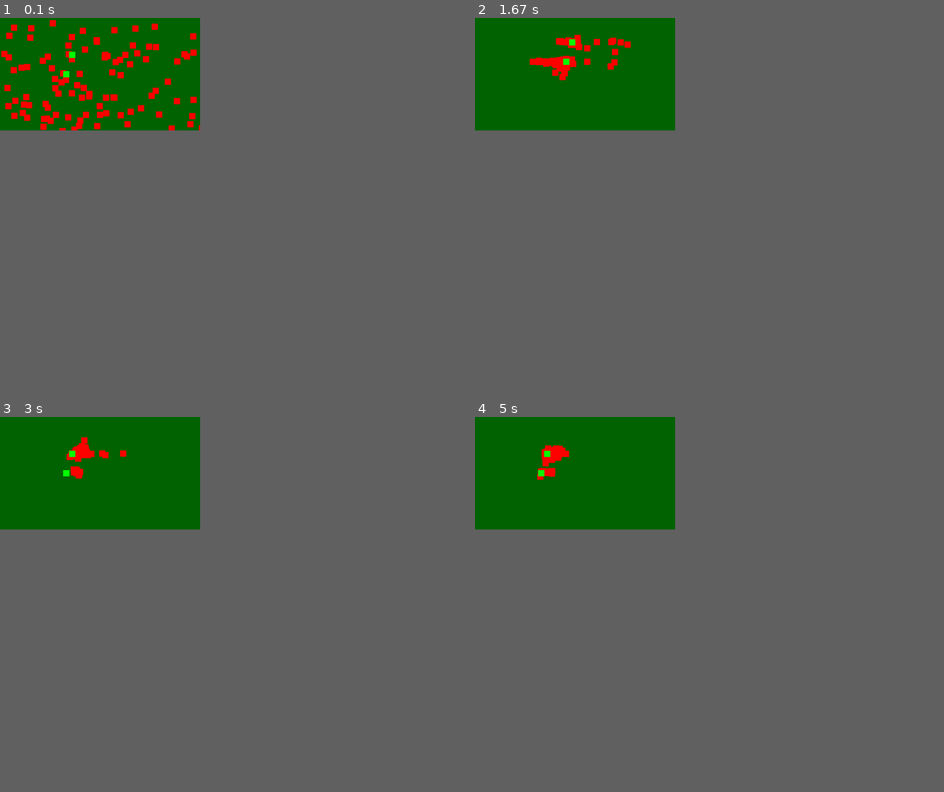
Above: before the commit, frames 1-4 (two rows, left to right).
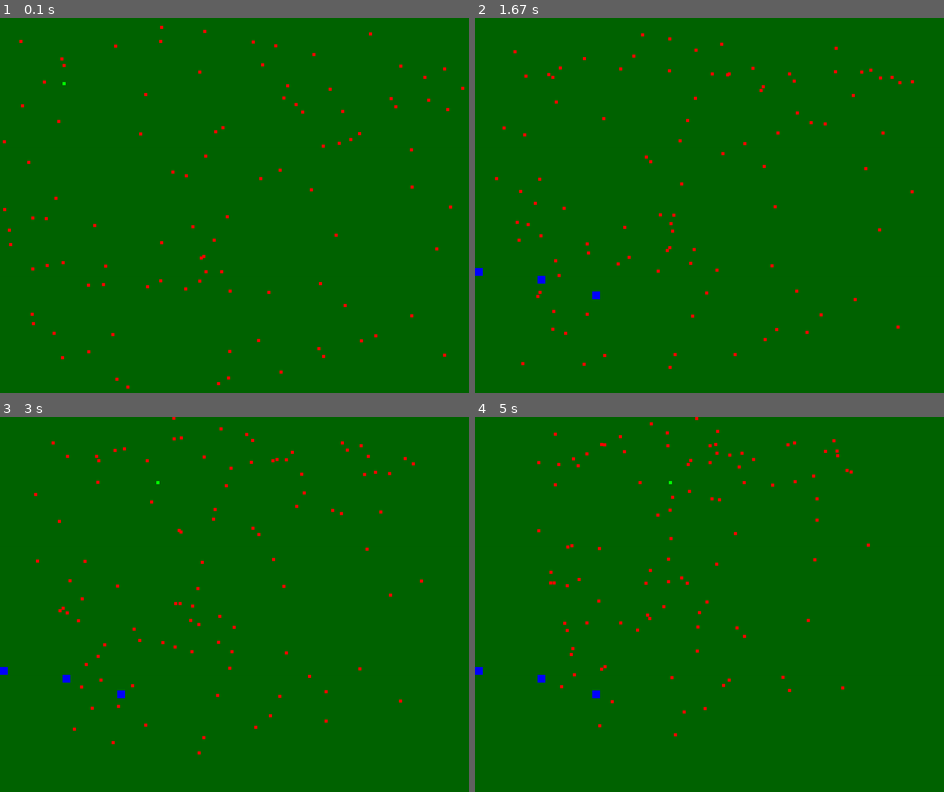
Above: after the commit, the same moments.

Repository: emb3rn/py_game
Game: pygame game, started from game.py
The game is run twice, just before and just after one commit, with the same random seed, the same clock (stepped at 60 frames per second) and the same inputs.
Inputs (mouse positions are in pixels of both pictures, inside the frame that each line leads up to):
- Up to frame 1 (0.1 s): no input
- Up to frame 2 (1.67 s): press the mouse at (479, 273) at 0.37 s; move the mouse to (540, 280) at 0.47 s; release the mouse at (596, 291) at 0.6 s; hold Right 0.67-1.13 s; hold Up 1.17-1.47 s; hold Right from 1.5 s (still down)
- Up to frame 3 (3 s): release Right at 1.97 s; hold Left 2-2.53 s; hold Down 2.57-2.87 s; hold Left from 2.9 s (still down)
- Up to frame 4 (5 s): release Left at 3.3 s; hold Up 3.33-3.7 s; hold Right 3.73-4.37 s; hold Down 4.4-4.77 s; hold Left from 4.8 s (still down)
In our replay, the window is 384x216 before the commit and 900x720 after it. These sizes can differ from the game's own. Grey fills any space a smaller window leaves; there, only what the larger window draws over its background counts as a difference.

The runs differ from the first frame. In frame 1, 3.0% of the frame differs, in the area x 0-99%, y 0-99%; in frame 2, 1.5%; in frame 3, 1.2%; in frame 4, 1.2%.

Commit message:
Added built system, hold movement, window res

Diff:
--- a/game.py
+++ b/game.py
@@ -3,19 +3,31 @@
 
 pygame.init()
 
-WINDOW_SIZE = pygame.Vector2(pygame.display.Info().current_w/2, pygame.display.Info().current_h/2)
-ENTITY_SIZE = 20
-FONT = pygame.font.Font("SegoeUI.ttf")
+#WINDOW_SIZE = pygame.Vector2(pygame.display.Info().current_w/2, pygame.display.Info().current_h/2)
+WINDOW_SIZE = pygame.Vector2(1500, 1200)
+ENTITY_SIZE = 10
+#FONT = pygame.font.Font("SegoeUI.ttf")
 
 screen = pygame.display.set_mode((WINDOW_SIZE.x, WINDOW_SIZE.y))
 clock = pygame.time.Clock()
 running = True
 
+class C_BuildNode():
+    def __init__(self, x, y, size) -> None:
+        self.rect = pygame.Rect(x, y, size, size)
+        self.size = size
+        self.color = "blue"
+        self.structure = "empty"
+
 class C_Entity():
     def __init__(self, size):
-        self.rect = pygame.Rect(randint(0, WINDOW_SIZE.x), randint(0, WINDOW_SIZE.y), size, size)
+        #TODO: Implement self.x and self.y as float values, which will allow us to use deltaTime and adjust player movement speeds by casting it to int #2
+        self.pos = pygame.Vector2(randint(0, WINDOW_SIZE.x), randint(0, WINDOW_SIZE.y))
+        #
+        self.rect = pygame.Rect(self.pos.x, self.pos.y, size, size)
 
     def move(self, x, y):
+        #TODO: Change the self.pos instead and cast the self.pos to an int, which will allow for float values for the position, hence deltaTime. #2
         self.rect = self.rect.move(x, y)
 
     def closest_entity(self, ent_list):
@@ -37,7 +49,6 @@
         self.color = "red"
 
     def move_to_player(self, player):
-        #TODO: Implement timeout for movement speed
         smallest_distance = float('inf')
         move_offset = [0, 0]
 
@@ -46,6 +57,7 @@
 
                 dist = pygame.Vector2((self.rect.x + x_offset), (self.rect.y + y_offset)).distance_to((player.rect.x, player.rect.y))
                 if dist < smallest_distance:
+
                     smallest_distance = dist
                     move_offset = [x_offset, y_offset] * 2
 
@@ -57,16 +69,20 @@
         self.color = "green"
 
     def keyboard_move(self, event):
-        multi = 40
-        if event.type == pygame.KEYDOWN:
-            if event.key == pygame.K_UP:
-                self.move(0, -1*multi)
-            if event.key == pygame.K_DOWN:
-                self.move(0, 1*multi)
-            if event.key == pygame.K_LEFT:
-                self.move(-1*multi, 0)
-            if event.key == pygame.K_RIGHT:
-                self.move(1*multi, 0)
+        multi = 20
+        if event[pygame.K_UP]:
+            self.move(0, -1*multi)
+        if event[pygame.K_DOWN]:
+            self.move(0, 1*multi)
+        if event[pygame.K_LEFT]:
+            self.move(-1*multi, 0)
+        if event[pygame.K_RIGHT]:
+            self.move(1*multi, 0)
+
+
+    def build(self, mouse_pos, structure):
+        if structure == "wall":
+            pass
 
 class C_PointerList():
     def __init__(self) -> None:
@@ -75,8 +91,8 @@
         self.ent_manager_ptr = 0
         self.player_manager_ptr = 0
 
-    pass #TODO: Add all the pointers to differnet managers in here, so we can easily call manager functions from other managers
-
+    #DONE: Add all the pointers to differnet managers in here, so we can easily call manager functions from other managers
+    #TODO: Implement usage of this
 
 class C_EnemyManager():
     def __init__(self, screen, player_list):
@@ -105,13 +121,14 @@
                 closest_player = entity.closest_entity(self.player_list)
                 entity.move_to_player(closest_player)
 
-
 class C_PlayerManager():
     def __init__(self):
         self.player_list = []
-
-    def init_player(self):
-       self.player_list.append(C_Player(ENTITY_SIZE))
+        self.building_grid = []
+
+    def init_player(self, amount):
+        for x in range(0, amount):
+           self.player_list.append(C_Player(ENTITY_SIZE))
 
     def move_players(self, event):
         for player in self.player_list:
@@ -123,9 +140,42 @@
             if isinstance(player, C_Player):
                 pygame.draw.rect(screen, player.color, player.rect, ENTITY_SIZE)
 
+    #TODO: All of this building shit needs to be moved into a GameManager or MapManager
+
+class C_MapManager():
+    building_grid = 0
+
+    def init_building_grid(self):
+        size = int(WINDOW_SIZE.x / 60)
+        amount = pygame.Vector2((WINDOW_SIZE.x / size), (WINDOW_SIZE.y / size))
+        self.building_grid = [[None for _ in range(int(amount.y))] for _ in range(int(amount.x))]
+
+        print("Size:" ,size)
+        print("Amount", amount.x, " / ", amount.y)
+        for i in range(0, int(amount.x)):
+            for j in range(0, int(amount.y)):
+                self.building_grid[i][j] = C_BuildNode(i * size, j * size, size)
+
+    def render_build_grid(self):
+        #TODO: To save performance on grid nodes which have nothing in them, implement two seperate arrays , usedNodes and unusedNodes
+        for array in self.building_grid:
+            for node in array:
+                if isinstance(node, C_BuildNode) and node.structure != "empty":
+                    pygame.draw.rect(screen, node.color, node.rect, node.size)
+
+    def player_build(self):
+        mouse_pos = pygame.mouse.get_pos()
+        for array in self.building_grid:
+            for node in array:
+                if node.rect.collidepoint(mouse_pos):
+                    node.structure = "something"
+
+
 PlayerManager = C_PlayerManager()
-PlayerManager.init_player()
-PlayerManager.init_player()
+PlayerManager.init_player(1)
+
+MapManager = C_MapManager()
+MapManager.init_building_grid()
 
 EnemyManager = C_EnemyManager(screen, PlayerManager.player_list)
 EnemyManager.init_enemy(100)
@@ -138,18 +188,26 @@
         if current_event.type == pygame.MOUSEBUTTONUP:
             #TODO: Implement buliding on click here
             print(f"Cursor pos: {pygame.mouse.get_pos()}")
+            #MapManager.check_collide(pygame.mouse.get_pos())
 
         if current_event.type == pygame.KEYDOWN:
-            PlayerManager.move_players(current_event)
+            #PlayerManager.move_players(current_event)
+            pass
 
     screen.fill("dark green")
 
     EnemyManager.random_movement(5)
     EnemyManager.move_to_player()
+
     EnemyManager.render_enemies()
     PlayerManager.render_players()
+    MapManager.render_build_grid()
+
+    PlayerManager.move_players(pygame.key.get_pressed())
+    if pygame.mouse.get_pressed()[0]:
+        MapManager.player_build()
 
     pygame.display.flip()
-    clock.tick(120)
+    clock.tick(45)
 
 pygame.quit()
